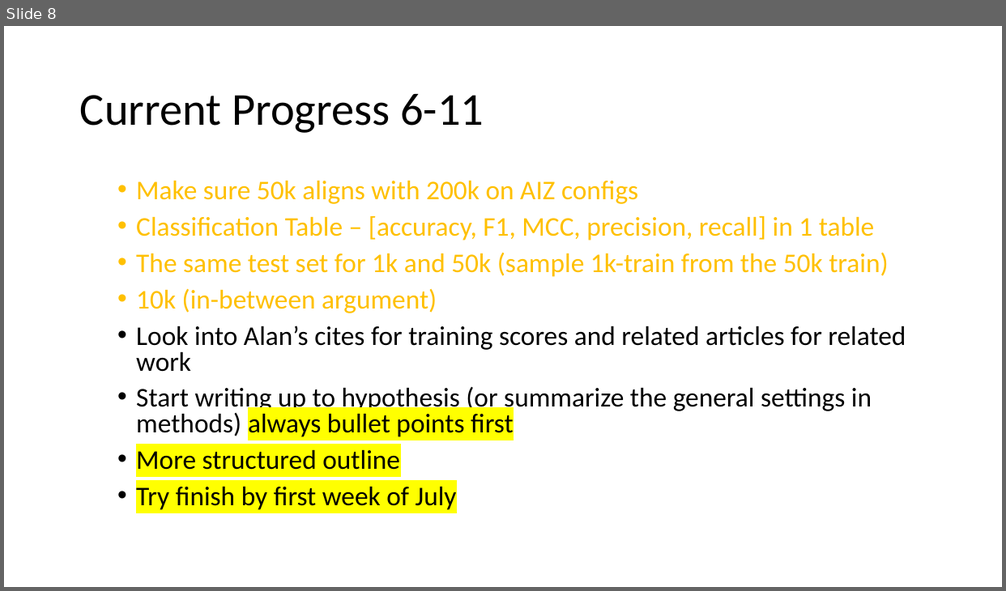
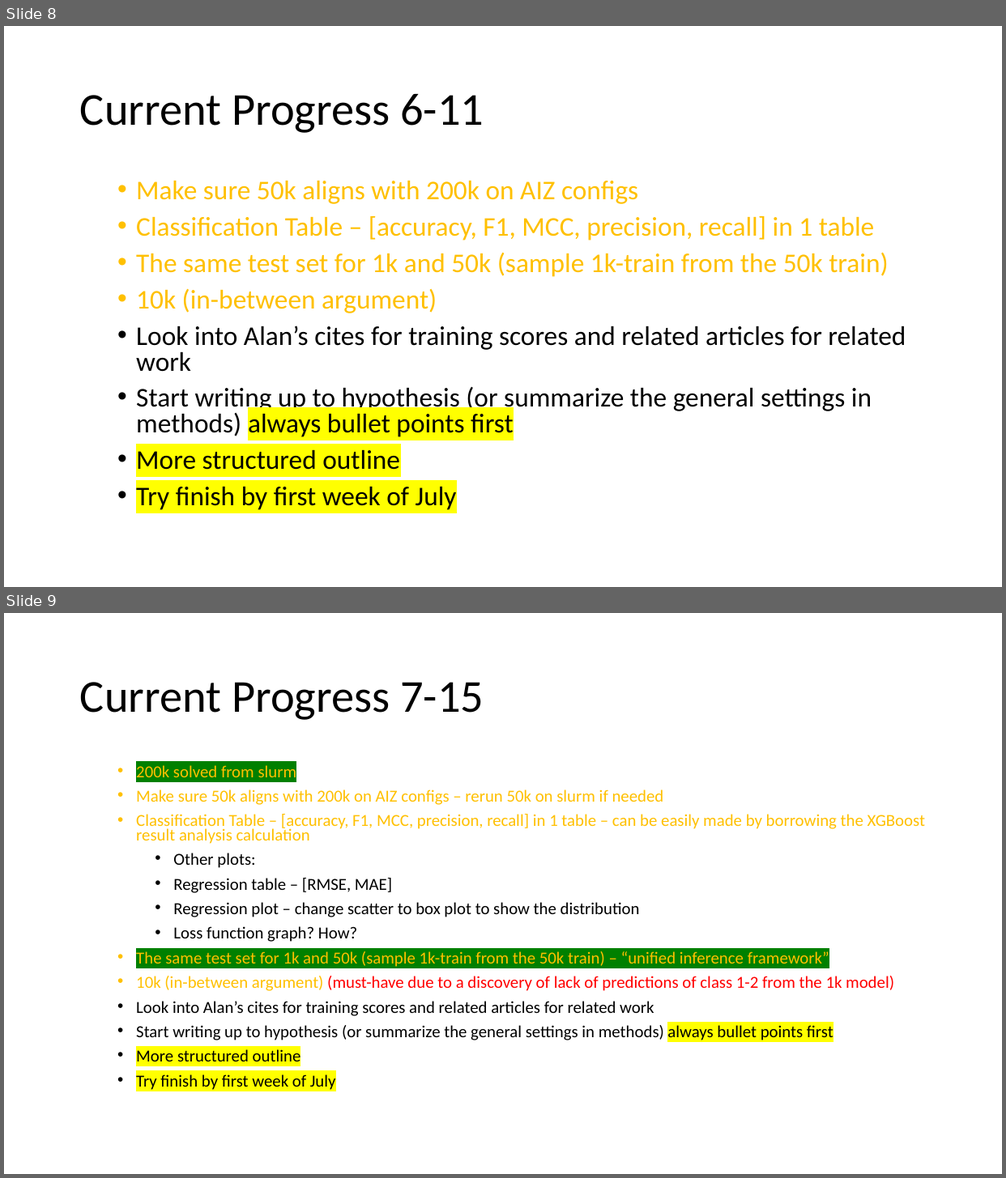
Before and after one commit to penguin9360/master_thesis, a slide deck: experiment/Thesis progress.pptx. Shown one above the other, each under a label of ours: slide 8 before the commit, slides 8 and 9 after it. The pictures are 1006x591 and 1006x1178 pixels, drawn with LibreOffice and Linux fonts; fonts in the diff are those of the drawing. Boxes give left, top, right and bottom in pixels: in the first picture for what was removed or moved away, otherwise in the second. Text is boxed around its words. In the diff, an @@ line names an element or a change of style, - is before the commit and + after.

Commit message:
Thesis ppt update 7-15

```diff
--- a/experiment/Thesis progress.pptx
+++ b/experiment/Thesis progress.pptx
@@ slide 9 added at [4,613,1002,1174], background #FFFFFF @@
@@ title added at [80,682,484,720], 44 pt, text #000000 @@
+Current Progress 7-15
@@ text added at [136,763,925,1090], 16.2 pt, text #000000 @@
+      • 200k solved from slurm
+      • Make sure 50k aligns with 200k on AIZ configs – rerun 50k on slurm if needed
+      • Classification Table – [accuracy, F1, MCC, precision, recall] in 1 table – can be easily made by borrowing the XGBoost result analysis calculation
+        • Other plots:
+        • Regression table – [RMSE, MAE]
+        • Regression plot – change scatter to box plot to show the distribution
+        • Loss function graph? How?
+      • The same test set for 1k and 50k (sample 1k-train from the 50k train) – “unified inference framework”
+      • 10k (in-between argument) (must-have due to a discovery of lack of predictions of class 1-2 from the 1k model)
+      • Look into Alan’s cites for training scores and related articles for related work
+      • Start writing up to hypothesis (or summarize the general settings in methods) always bullet points first
+      • More structured outline
+      • Try finish by first week of July
```
